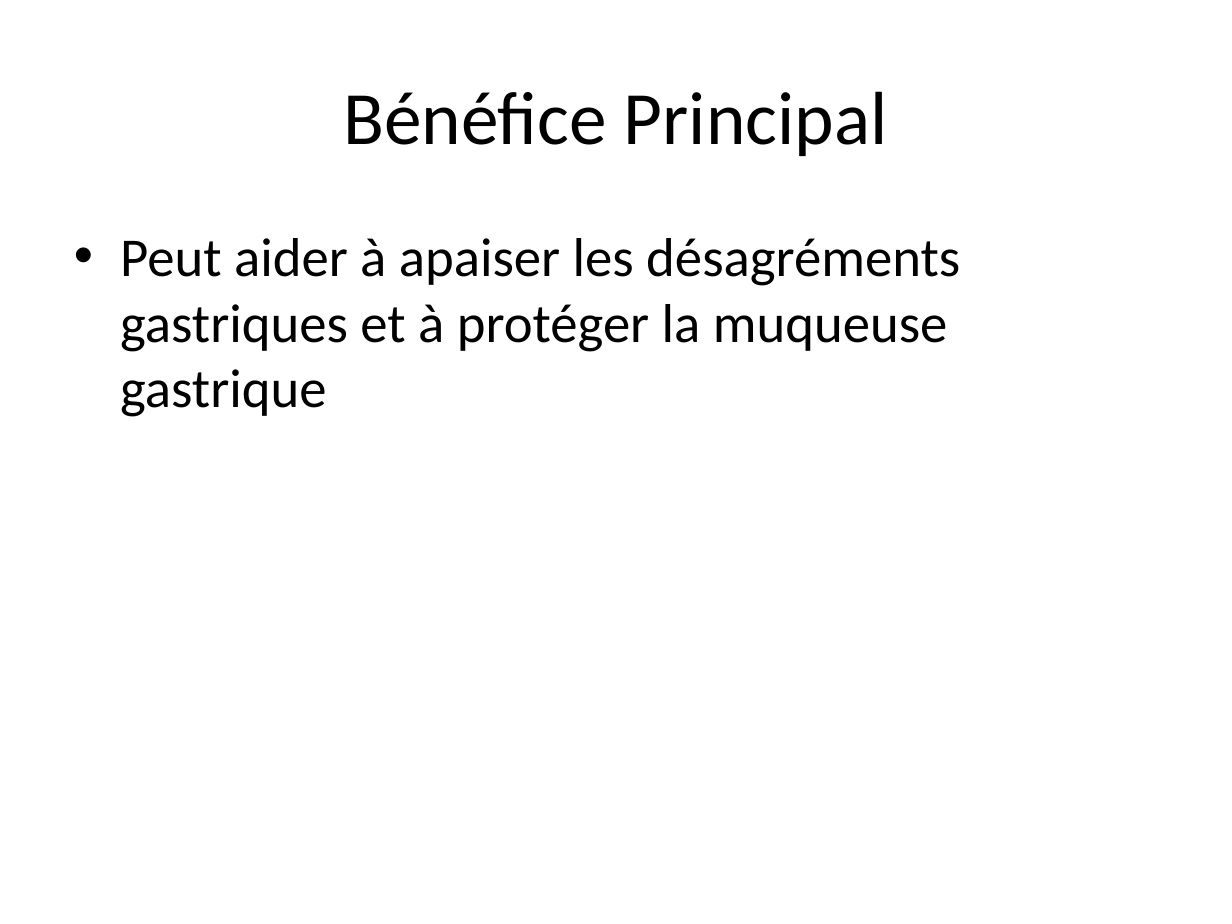
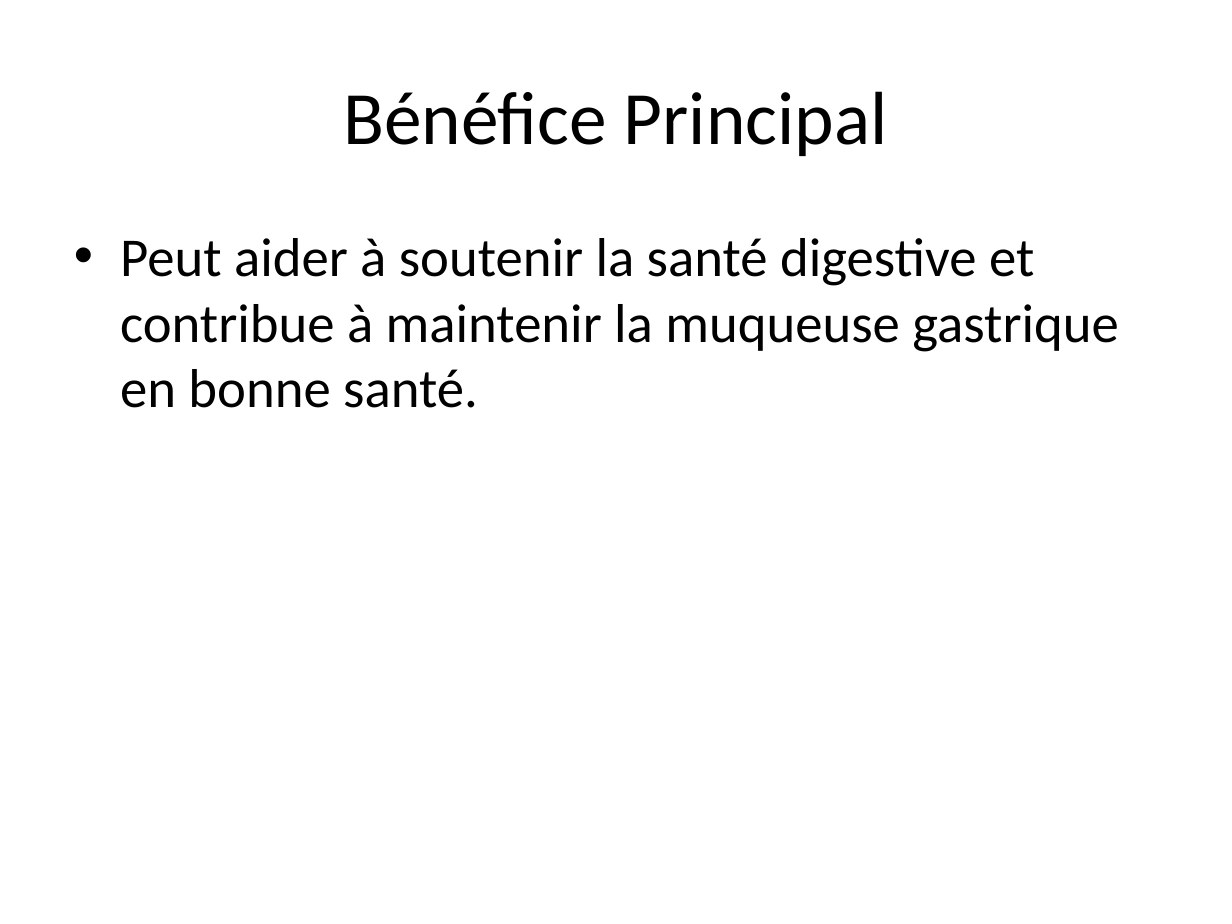
Before and after one commit to Tasnim85/Esprit-PI-4DS9-2526-ATHENAPLULSE, a slide deck: slide 3 of presentations/Michel Pierre Reflustop Dose De 10ml Boite 20 Sachets_presentation.pptx. Drawn at 1232x924 pixels with LibreOffice and Linux fonts; fonts in the diff are those of the drawing. Boxes give left, top, right and bottom in pixels: in the first picture for what was removed or moved away, otherwise in the second. Text is boxed around its words. In the diff, an @@ line names an element or a change of style, - is before the commit and + after.

```diff
--- a/presentations/Michel Pierre Reflustop Dose De 10ml Boite 20 Sachets_presentation.pptx
+++ b/presentations/Michel Pierre Reflustop Dose De 10ml Boite 20 Sachets_presentation.pptx
@@ text at box(120, 238, 1119, 408): text changed @@
-• Peut aider à apaiser les désagréments gastriques et à protéger la muqueuse gastrique
+• Peut aider à soutenir la santé digestive et contribue à maintenir la muqueuse gastrique en bonne santé.
```
Also in this commit, not shown: 4 other slides changed, 4 other files.
